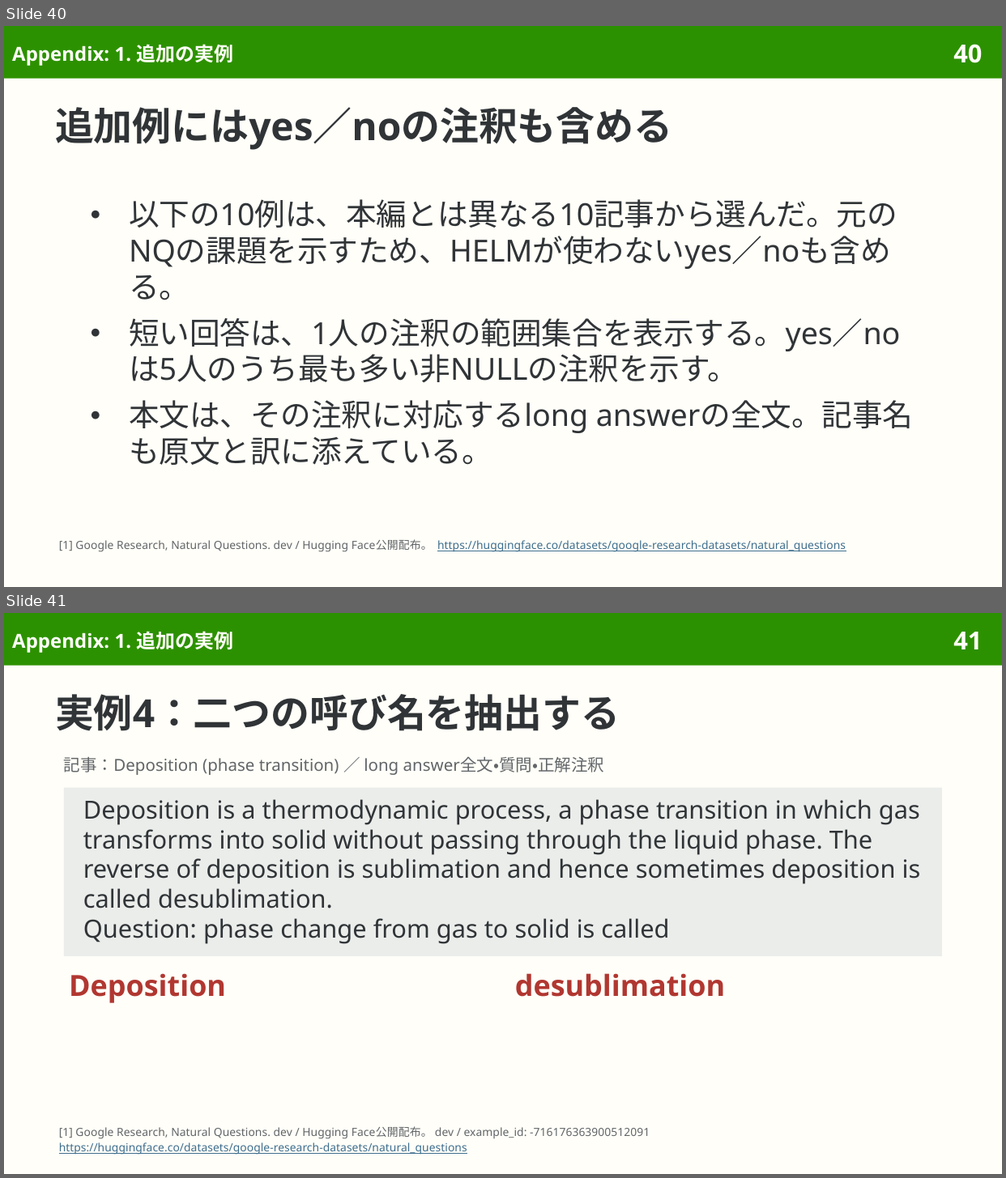
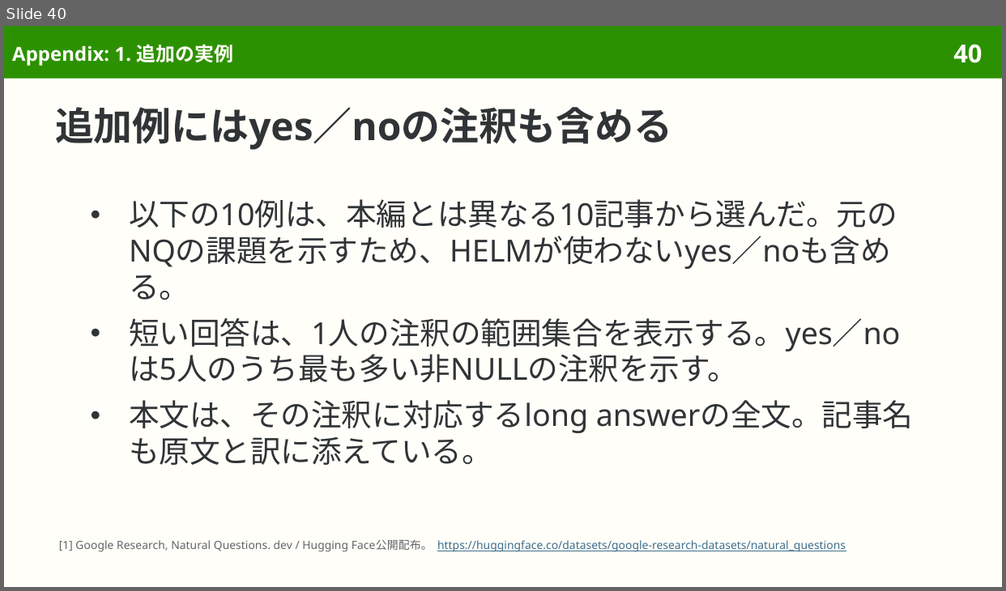
Before and after one commit to sasakiy84/datasets-in-10-minutes, a slide deck: slides/datasets-in-10-minutes-naturalquestions.pptx. Shown one above the other, each under a label of ours: slides 40 and 41 before the commit, slide 40 after it. The pictures are 1006x1178 and 1006x591 pixels, drawn with LibreOffice and Linux fonts; fonts in the diff are those of the drawing. Boxes give left, top, right and bottom in pixels: in the first picture for what was removed or moved away, otherwise in the second. Text is boxed around its words. In the diff, an @@ line names an element or a change of style, - is before the commit and + after.

Commit message:
Correct Natural Questions output limit and refine bilingual layout

```diff
--- a/slides/datasets-in-10-minutes-naturalquestions.pptx
+++ b/slides/datasets-in-10-minutes-naturalquestions.pptx
@@ slide 41 removed at (4,613,1002,1174), background #FFFEF8; not listed: 2 template elements that a slide beside it also shows @@
@@ title removed at (12,631,234,653) @@
-Appendix: 1. 追加の実例
@@ title removed at (55,694,620,731) @@
-実例4：二つの呼び名を抽出する
@@ text removed at (64,756,604,775) @@
-記事：Deposition (phase transition) ／ long answer全文・質問・正解注釈
@@ rectangle removed at (64,788,942,956) @@
-Deposition is a thermodynamic process, a phase transition in which gas transforms into solid without passing through the liquid phase. The reverse of deposition is sublimation and hence sometimes deposition is called desublimation.
-Question: phase change from gas to solid is called
@@ text removed at (69,973,226,1003) @@
-Deposition
@@ text removed at (515,973,725,997) @@
-desublimation
@@ text removed at (59,1127,650,1155) @@
-[1] Google Research, Natural Questions. dev / Hugging Face公開配布。 dev / example_id: -716176363900512091
-https://huggingface.co/datasets/google-research-datasets/natural_questions
```
Also in this commit, not shown: 23 slides changed, 21 other files.
